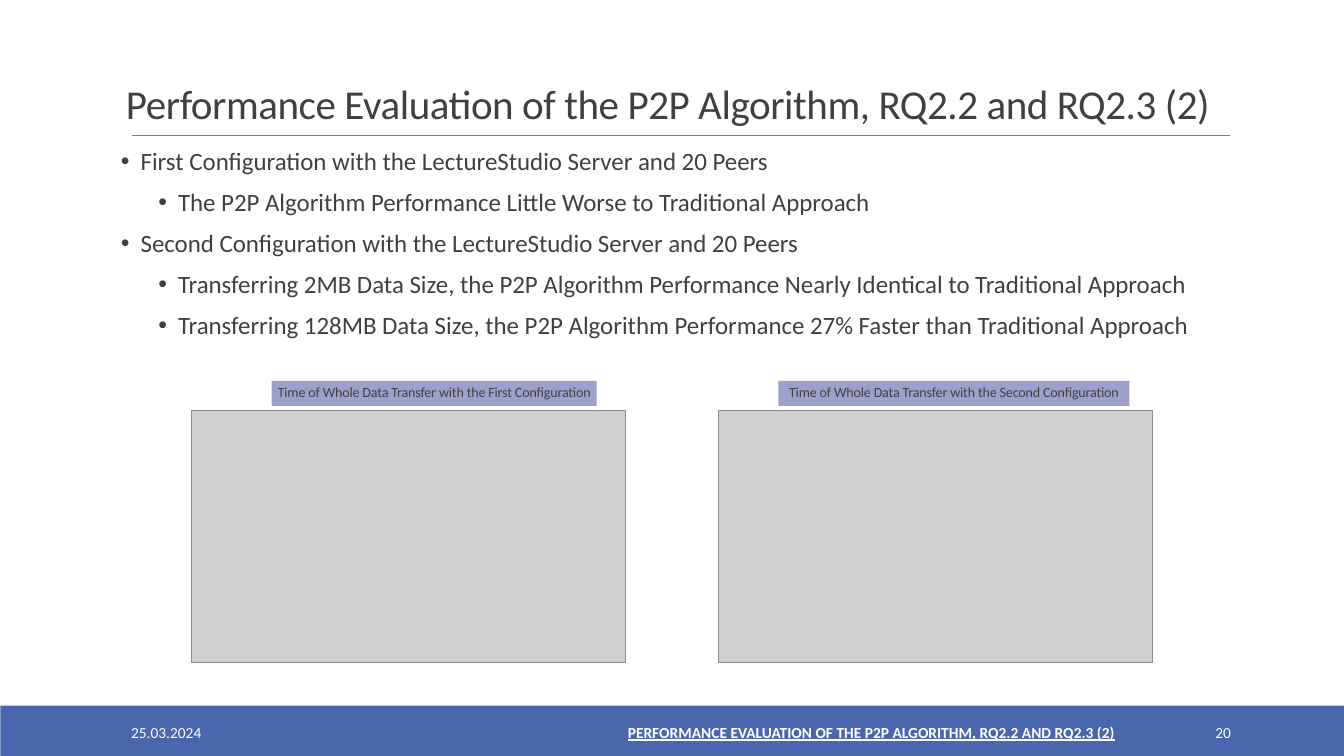
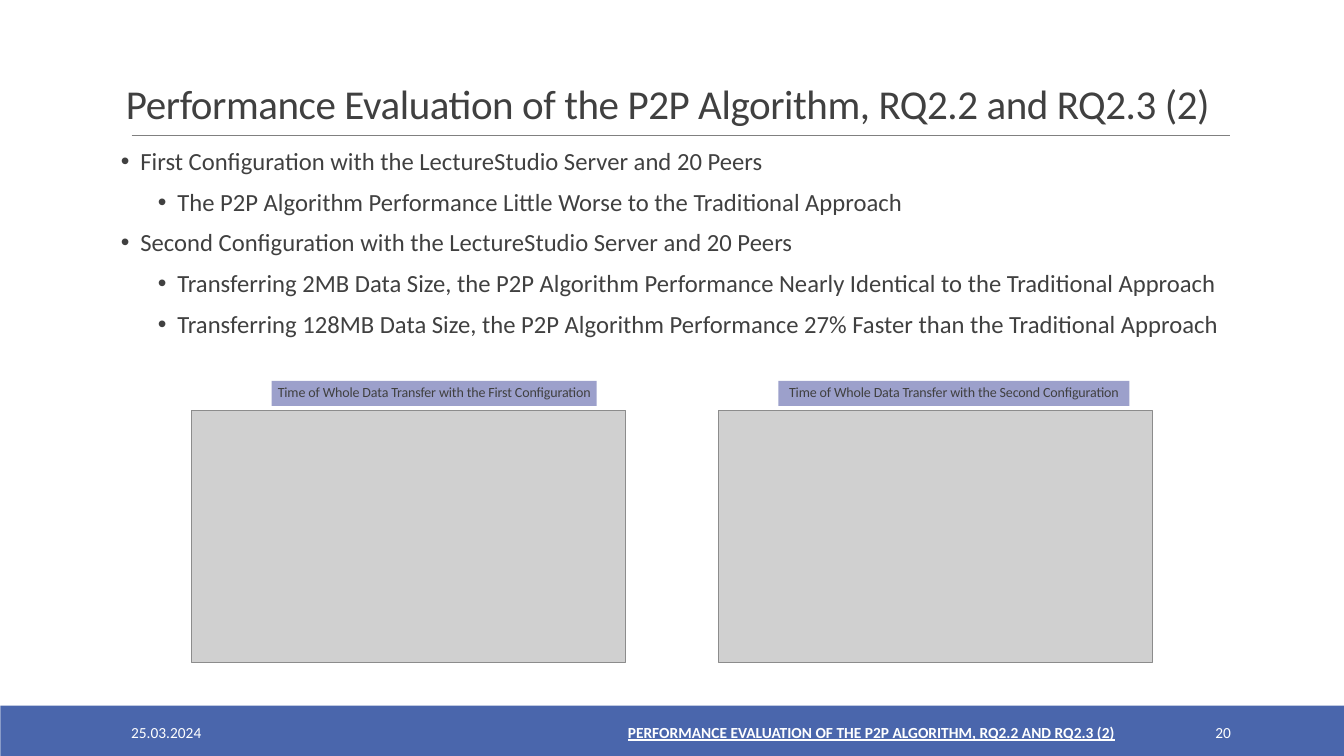
Before and after one commit to oezcankaraca/abschlussvortrag, a slide deck: slide 20 of Abschlussvortrag.pptx. Drawn at 1344x756 pixels with LibreOffice and Linux fonts; fonts in the diff are those of the drawing; grey boxes stand for pictures. Boxes give left, top, right and bottom in pixels: in the first picture for what was removed or moved away, otherwise in the second. Text is boxed around its words. In the diff, an @@ line names an element or a change of style, - is before the commit and + after.

```diff
--- a/Abschlussvortrag.pptx
+++ b/Abschlussvortrag.pptx
@@ text at box(140, 153, 792, 256): size 17.8 to 17.6 pt in "First Configuration with the LectureStudio Server and ...", "Second Configuration with the LectureStudio Server and ..."; indent changed @@
@@ text at box(177, 194, 902, 216): text changed; size 17.8 to 17.6 pt @@
-  • The P2P Algorithm Performance Little Worse to Traditional Approach
+  • The P2P Algorithm Performance Little Worse to the Traditional Approach
@@ text at box(177, 275, 1218, 338): text changed; size 17.8 to 17.6 pt @@
-  • Transferring 2MB Data Size, the P2P Algorithm Performance Nearly Identical to Traditional Approach
-  • Transferring 128MB Data Size, the P2P Algorithm Performance 27% Faster than Traditional Approach
+  • Transferring 2MB Data Size, the P2P Algorithm Performance Nearly Identical to the Traditional Approach
+  • Transferring 128MB Data Size, the P2P Algorithm Performance 27% Faster than the Traditional Approach
```
Also in this commit, not shown: 16 other slides changed, 3 other files.
